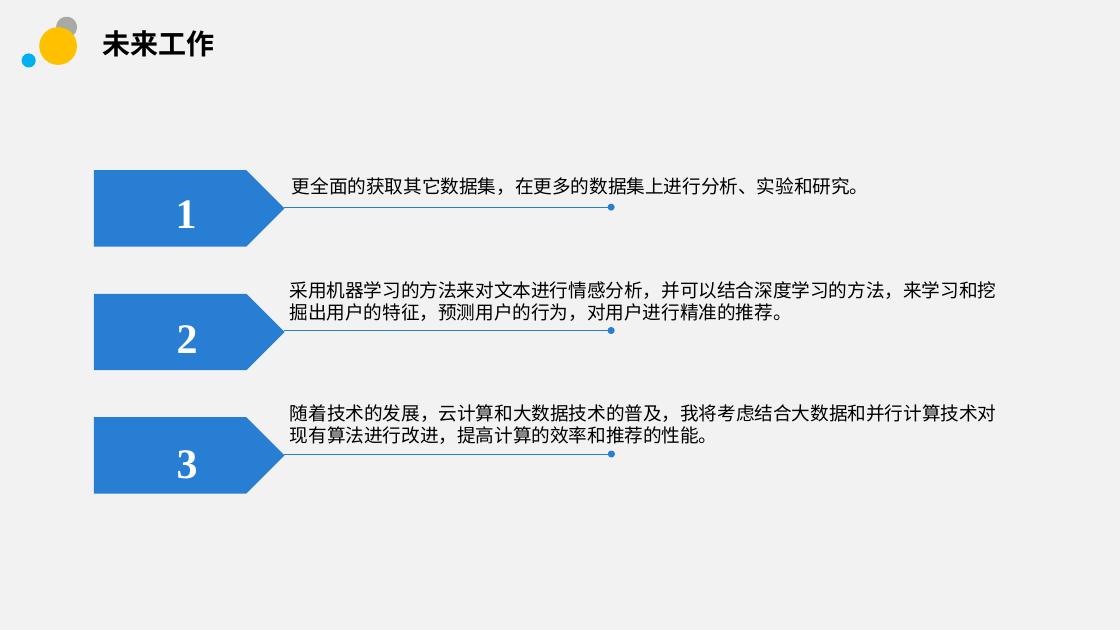
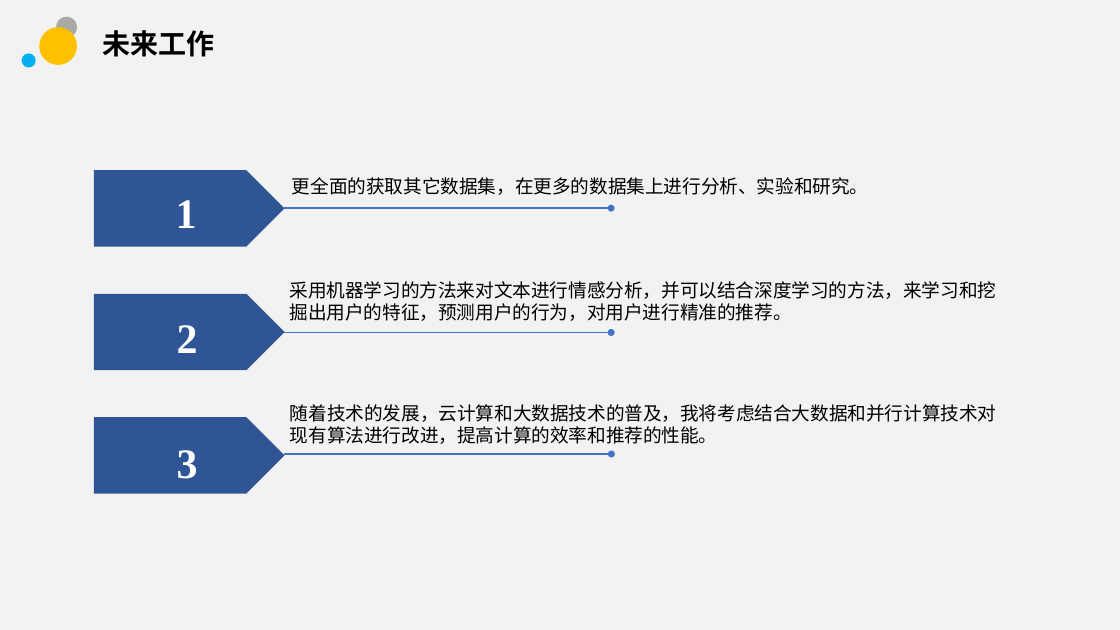
Before and after one commit to sunhongtao/Big_thesis, a slide deck: slide 24 of 毕业答辩/毕业答辩.pptx (slide 27 before the commit). Drawn at 1120x630 pixels with LibreOffice and Linux fonts; fonts in the diff are those of the drawing; background and template pictures are left out. Boxes give left, top, right and bottom in pixels: in the first picture for what was removed or moved away, otherwise in the second. Text is boxed around its words. In the diff, an @@ line names an element or a change of style, - is before the commit and + after.

```diff
--- a/毕业答辩/毕业答辩.pptx
+++ b/毕业答辩/毕业答辩.pptx
@@ arrow (284, 208) - (612, 208): stroke #287ED3 0.5 pt to #4472C4 1.5 pt @@
@@ arrow (284, 333) - (612, 333): stroke #287ED3 0.5 pt to #4472C4 1.5 pt @@
@@ fill #287ED3 to #2F5597 in 3 elements at <box>94,171,285,247</box>, <box>94,294,285,371</box>, <box>94,418,285,494</box> @@
@@ arrow (284, 455) - (612, 455): stroke #287ED3 0.5 pt to #4472C4 1.5 pt @@
```
Also in this commit, not shown: 4 other slides changed, 13 slides added, 16 slides removed, 3 other files.
